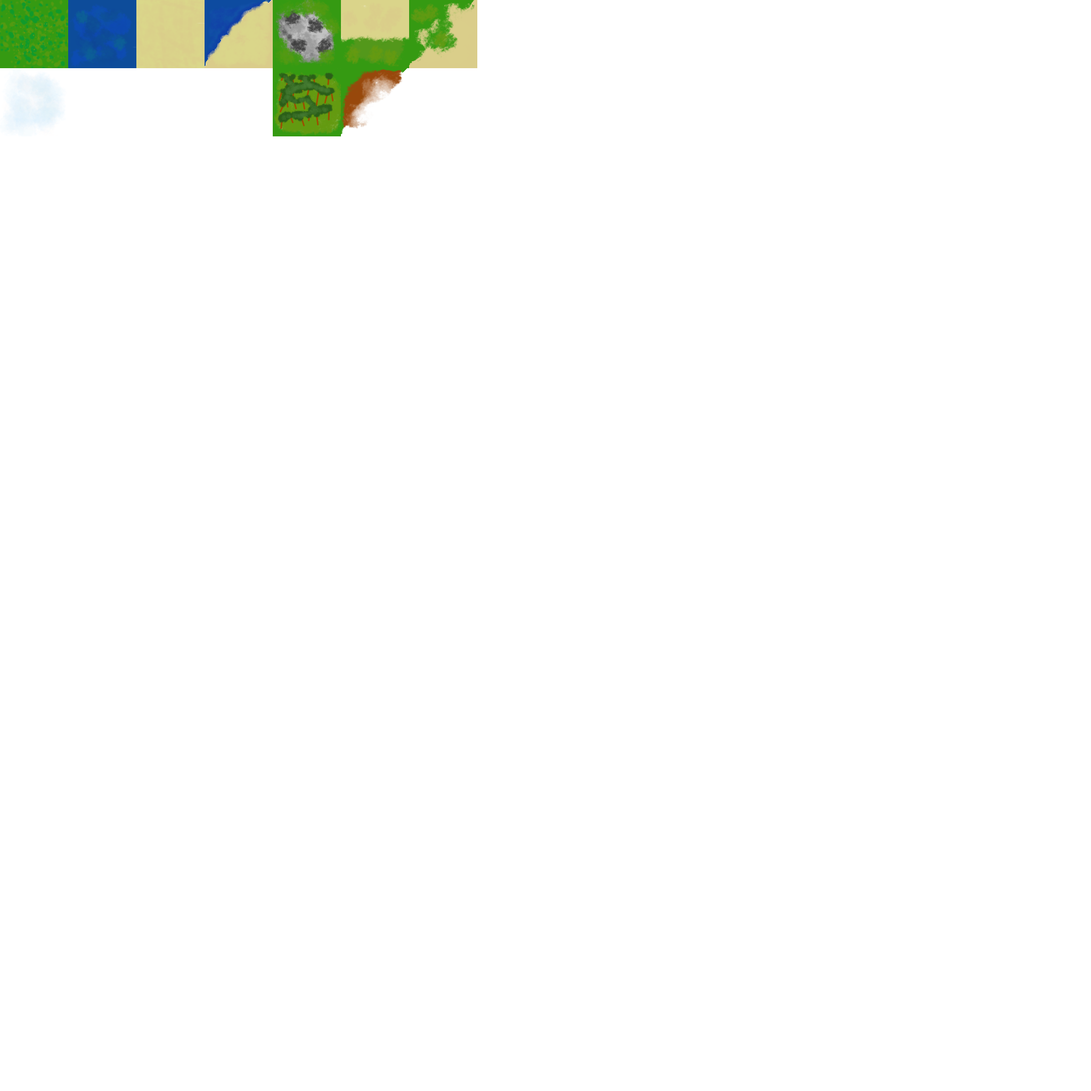
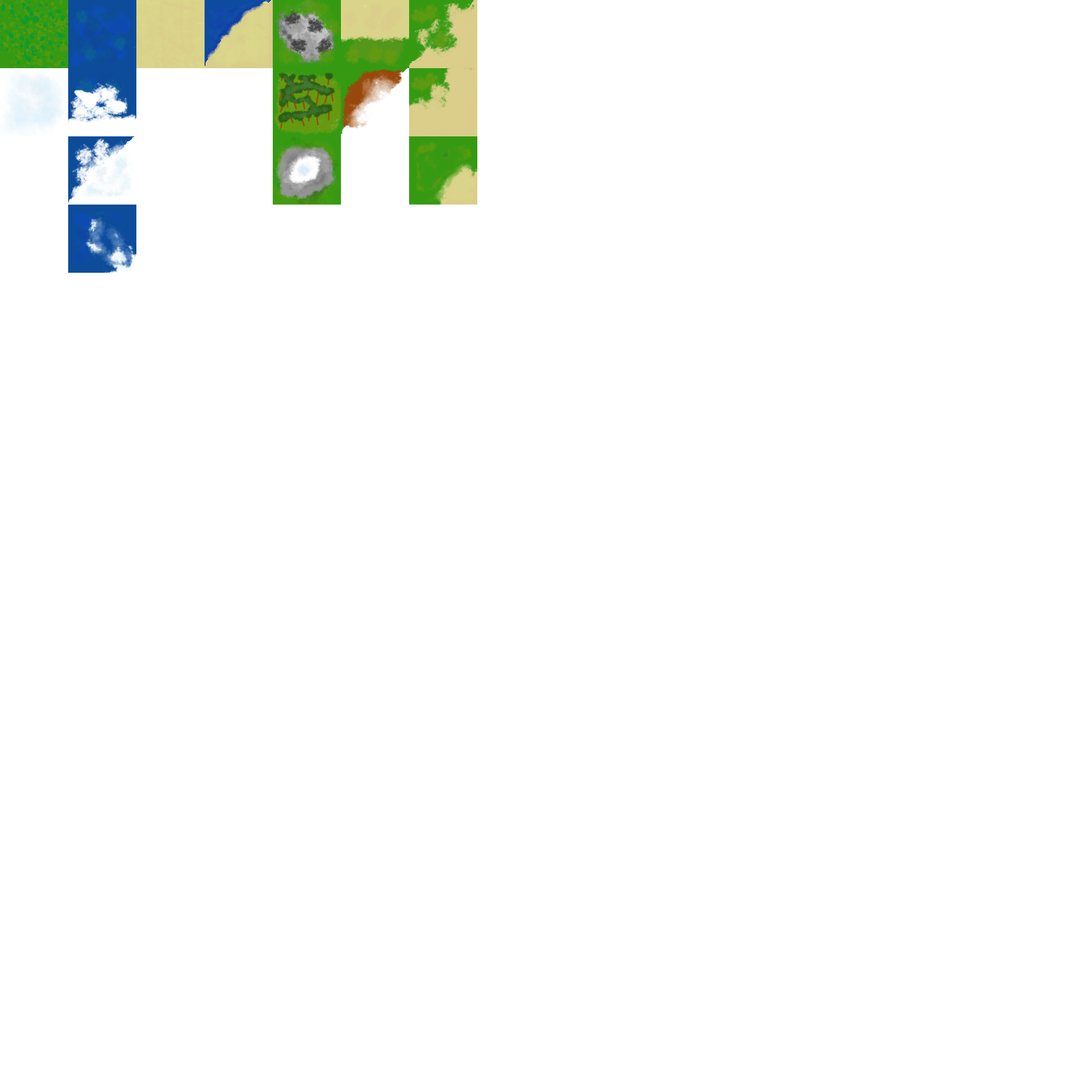
The second 1091 x 1091 image is a revision of the first. Changes to its layers:
renamed "Paint Layer 1" to "Background Merged", painted on it over <box>68,68,478,273</box>
removed layer "Background" over <box>68,68,478,273</box>
